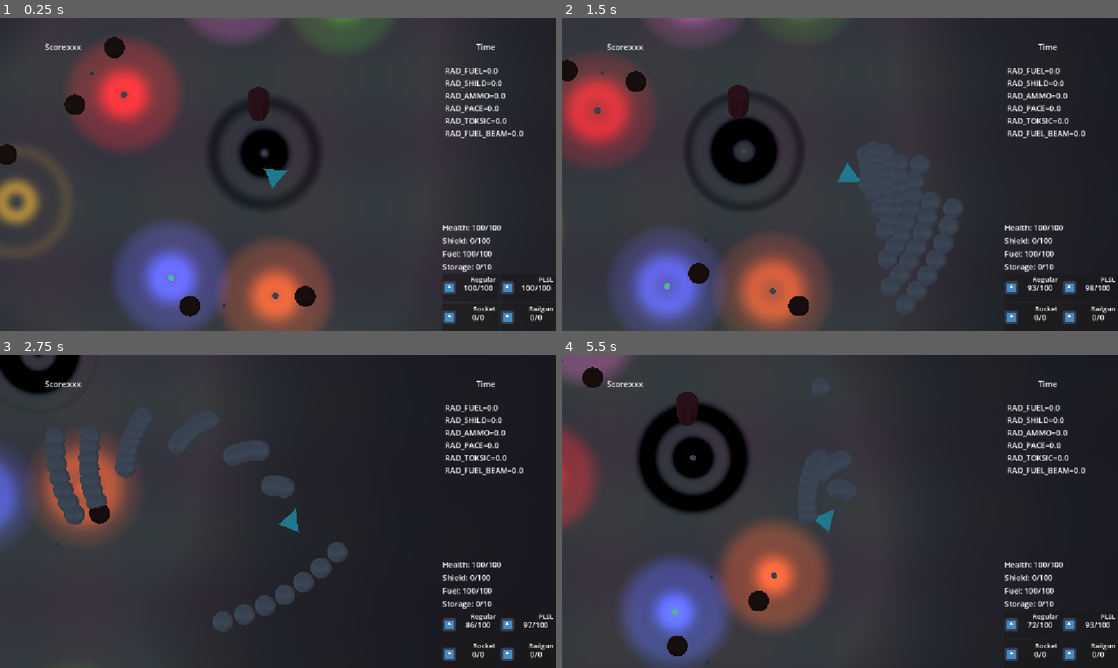
Above: before the commit, frames 1-4 (two rows, left to right).
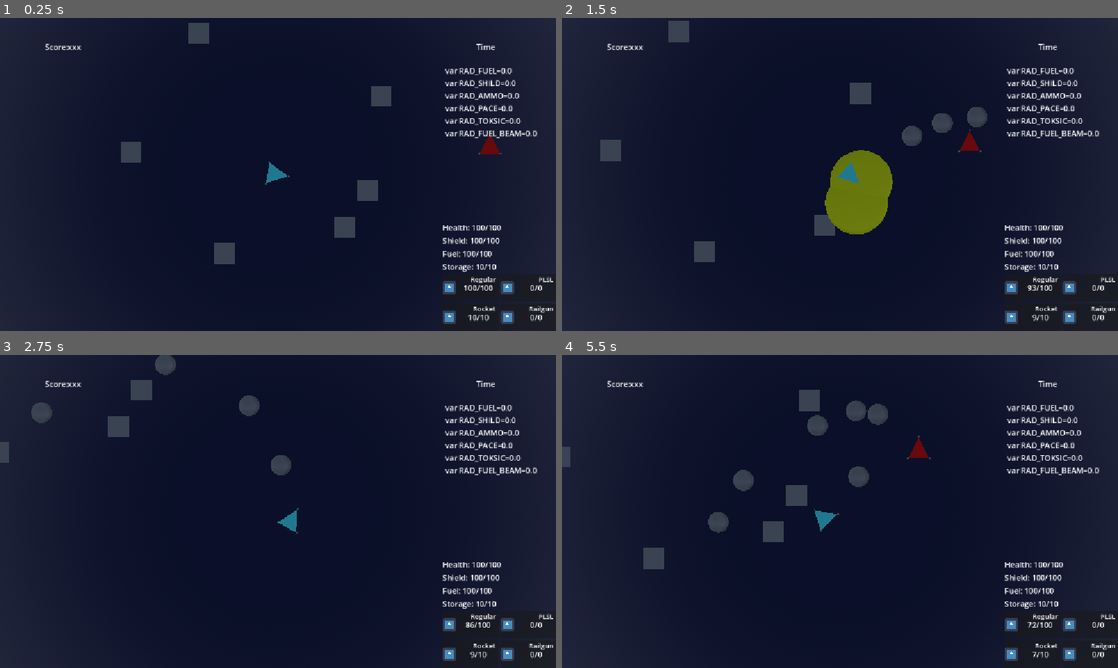
Above: after the commit, the same moments.

Repository: forklovee/SpaceJam2026
Game: Godot game, scene res://main.tscn
Two runs of this game, one before a commit and one after it. Both use one fixed random seed, a clock stepped at 60 frames per second and the inputs below. The engine's default icon, where the game draws it, is replaced by a stand-in: a white triangle on a blue panel in a dark square.
Inputs (mouse positions are in pixels of both pictures, inside the frame that each line leads up to):
- Up to frame 1 (0.25 s): no input
- Up to frame 2 (1.5 s): move the mouse to (962, 158) at 0.52 s; press the mouse at (962, 158) at 0.53 s; hold D (Right) 0.53-1.28 s; right-click (962, 158) at 0.8 s; move the mouse to (728, 190) at 1.27 s; release the mouse at (728, 190) at 1.28 s; hold S (Down) from 1.28 s (still down); right-click (728, 190) at 1.35 s
- Up to frame 3 (2.75 s): click (166, 527) at 1.55 s; move the mouse to (333, 442) at 2.02 s; release S (Down) at 2.03 s; press the mouse at (333, 442) at 2.03 s; hold D (Right) from 2.03 s (still down); right-click (333, 442) at 2.3 s
- Up to frame 4 (5.5 s): move the mouse to (812, 574) at 2.77 s; release D (Right) at 2.78 s; release the mouse at (812, 574) at 2.78 s; hold W (Up) 2.78-3.53 s; right-click (812, 574) at 2.85 s; click (812, 574) at 3.05 s; move the mouse to (1006, 558) at 3.52 s; press the mouse at (1006, 558) at 3.53 s; hold A (Left) 3.53-5.03 s; right-click (1006, 558) at 3.8 s; move the mouse to (673, 464) at 4.27 s; release the mouse at (673, 464) at 4.28 s; right-click (673, 464) at 4.35 s; click (673, 464) at 4.55 s; move the mouse to (867, 511) at 5.02 s; press the mouse at (867, 511) at 5.03 s; hold S (Down) from 5.03 s (still down); right-click (867, 511) at 5.3 s

The runs differ from the first frame. In frame 1, 81% of the frame differs, in the area x 0-100%, y 0-100%; in frame 2, 72%; in frame 3, 50%; in frame 4, 67%.

Commit message:
Rocket Gun

Diff:
--- a/Player/UI/hud.gd
+++ b/Player/UI/hud.gd
@@ -38,7 +38,11 @@
 
 
 func update_labels():
-	rad_debug_info.update(Game.pc.ship.radiation_query.data)
+	if !Game.pc.ship: return
+	var rad_type := Game.pc.ship.radiation_query.data
+	if rad_type.is_empty():
+		return
+	rad_debug_info.update(rad_type)
 
 func _on_player_score_changed():
 	score_label.update()
--- a/Ship/Gun/Bullets/bullet.gd
+++ b/Ship/Gun/Bullets/bullet.gd
@@ -4,10 +4,9 @@
 	Regular,
 	PLSL,
 	Rocket,
+	RocketExplosion,
 	Railgun
 }
-
-const AUTOKILL_TIME: float = 3.0
 
 var instigator = null
 var velocity: Vector3
@@ -43,4 +42,5 @@
 		return
 	if !can_get_hurt(body):
 		return
-	body.damage(instigator, 1)
+	body.damage(instigator, damage)
+	queue_free()
--- /dev/null
+++ b/Ship/Gun/Bullets/rocket_bullet.gd
@@ -0,0 +1,18 @@
+class_name RocketBullet3D extends Bullet3D
+
+var hit_before_kill: bool = false
+
+func _on_body_entered(body: Node3D) -> void:
+	if body == instigator:
+		return
+	if !can_get_hurt(body):
+		return
+	hit_before_kill = true
+	body.damage(instigator, damage)
+	Game.spawn_explosion(instigator, damage, max_range, global_position)
+	queue_free()
+
+func _exit_tree() -> void:
+	if hit_before_kill:
+		return
+	Game.spawn_explosion(instigator, damage, max_range, global_position)
--- a/Ship/Gun/Bullets/rocket_bullet.tscn
+++ b/Ship/Gun/Bullets/rocket_bullet.tscn
@@ -1,6 +1,7 @@
 [gd_scene format=3 uid="uid://cp0mfj25tw50"]
 
 [ext_resource type="PackedScene" uid="uid://dr7hss4w17q6r" path="res://Ship/Gun/Bullets/Bullet.tscn" id="1_ev7vb"]
+[ext_resource type="Script" uid="uid://bmbebped3daa2" path="res://Ship/Gun/Bullets/rocket_bullet.gd" id="2_m02vq"]
 
-
-[node name="RegularBullet" unique_id=895270872 instance=ExtResource("1_ev7vb")]
+[node name="RocketBullet" unique_id=895270872 instance=ExtResource("1_ev7vb")]
+script = ExtResource("2_m02vq")
--- /dev/null
+++ b/Ship/Gun/Bullets/rocket_explosion_bullet.gd
@@ -0,0 +1,24 @@
+extends Bullet3D
+
+const DURATION_SEC: float = 1.0
+
+var shoot_time: int
+
+func _process(_delta: float) -> void:
+	if (Time.get_ticks_msec() - shoot_time) * 0.001 > DURATION_SEC:
+		queue_free()
+
+func shoot(new_instigator: Node3D, new_damage: int, new_max_range: float, new_velocity: Vector3):
+	instigator = new_instigator
+	damage = new_damage
+	max_range = new_max_range
+	velocity = new_velocity
+	shoot_time = Time.get_ticks_msec()
+	show()
+
+func _on_body_entered(body: Node3D) -> void:
+	if body == instigator:
+		return
+	if !can_get_hurt(body):
+		return
+	body.damage(instigator, damage)
--- /dev/null
+++ b/Ship/Gun/Bullets/rocket_explosion_bullet.tscn
@@ -0,0 +1,25 @@
+[gd_scene format=3 uid="uid://wpwyqcvs8kcl"]
+
+[ext_resource type="PackedScene" uid="uid://dr7hss4w17q6r" path="res://Ship/Gun/Bullets/Bullet.tscn" id="1_tg7d2"]
+[ext_resource type="Script" uid="uid://cwi2o08mky0sp" path="res://Ship/Gun/Bullets/rocket_explosion_bullet.gd" id="2_8xaep"]
+
+[sub_resource type="SphereShape3D" id="SphereShape3D_8xaep"]
+radius = 1.0
+
+[sub_resource type="SphereMesh" id="SphereMesh_8xaep"]
+radius = 1.5
+height = 0.5
+
+[sub_resource type="StandardMaterial3D" id="StandardMaterial3D_8xaep"]
+albedo_color = Color(1, 1, 0, 1)
+
+[node name="RocketExplosionBullet" unique_id=895270872 instance=ExtResource("1_tg7d2")]
+visible = false
+script = ExtResource("2_8xaep")
+
+[node name="CollisionShape3D" parent="." index="0" unique_id=941067108]
+shape = SubResource("SphereShape3D_8xaep")
+
+[node name="MeshInstance3D" parent="." index="1" unique_id=2146594858]
+mesh = SubResource("SphereMesh_8xaep")
+surface_material_override/0 = SubResource("StandardMaterial3D_8xaep")
--- a/Ship/Gun/gun.gd
+++ b/Ship/Gun/gun.gd
@@ -13,6 +13,9 @@
 var ammo := max_ammo
 
 var last_shoot_time: int = -1
+
+func _ready() -> void:
+	ammo = max_ammo
 
 func has_ammo() -> bool:
 	return ammo > 0
--- a/Ship/Gun/regular_gun.gd
+++ b/Ship/Gun/regular_gun.gd
@@ -15,10 +15,14 @@
 	var target_damage := damage
 	var target_speed := bullet_speed
 	match level:
+		1:
+			bullets_per_shot = 1
 		2:
+			bullets_per_shot = 3
 			target_range *= 1.1
 			target_speed *= 1.05
 		3:
+			bullets_per_shot = 5
 			target_damage *= 1.05
 			target_range *= 1.1
 			target_speed *= 1.05
--- a/Ship/Gun/regular_gun.tscn
+++ b/Ship/Gun/regular_gun.tscn
@@ -6,4 +6,5 @@
 script = ExtResource("1_pq7ms")
 damage = 10
 range = 12.0
+bullet_speed = 20.0
 metadata/_custom_type_script = "uid://bty5ejl7c7k30"
--- /dev/null
+++ b/Ship/Gun/rocket_gun.gd
@@ -0,0 +1,30 @@
+class_name RocketGun extends Gun
+
+func shoot(instigator: Ship):
+	if !can_shoot():
+		return
+
+	last_shoot_time = Time.get_ticks_msec()
+
+	ammo -= 1
+
+	var target_range := range
+	var target_speed := bullet_speed
+	match level:
+		2:
+			target_range *= 1.1
+		3:
+			target_range *= 1.1
+			target_speed *= 1.05
+
+	var left_wing_slot = instigator.get_gun_slot(GunSlot.GunSlotTargets.WingL)
+	var right_wing_slot = instigator.get_gun_slot(GunSlot.GunSlotTargets.WingR)
+
+	var bullet_res: PackedScene = Data.get_bullet_resource(bullet_type)
+	for slot in [left_wing_slot, right_wing_slot]:
+		var bullet: Bullet3D = bullet_res.instantiate()
+		Game.level.add_child(bullet)
+
+		bullet.global_transform = slot.global_transform
+		var forward := instigator.get_forward()
+		bullet.shoot(instigator, damage, target_range, target_speed*forward)
--- /dev/null
+++ b/Ship/Gun/rocket_gun.tscn
@@ -0,0 +1,13 @@
+[gd_scene format=3 uid="uid://dggubpuu36kb3"]
+
+[ext_resource type="Script" uid="uid://bruifjc2awegh" path="res://Ship/Gun/rocket_gun.gd" id="1_epjrh"]
+
+[node name="RocketGun" type="Node3D" unique_id=325331390]
+script = ExtResource("1_epjrh")
+bullet_type = 2
+damage = 50
+range = 5.0
+firerate_sec = 2.0
+bullet_speed = 30.0
+max_ammo = 10
+metadata/_custom_type_script = "uid://bty5ejl7c7k30"
--- a/Ship/PlayerShip/player_ship.tscn
+++ b/Ship/PlayerShip/player_ship.tscn
@@ -2,7 +2,7 @@
 
 [ext_resource type="PackedScene" uid="uid://idcyet8cqbav" path="res://Ship/base_ship.tscn" id="1_4ff6c"]
 [ext_resource type="PackedScene" uid="uid://cnkt4114trhuc" path="res://Ship/Gun/regular_gun.tscn" id="2_d1b4h"]
-[ext_resource type="PackedScene" uid="uid://vit26vtugxqg" path="res://Ship/Gun/plsl_gun.tscn" id="3_wtuya"]
+[ext_resource type="PackedScene" uid="uid://dggubpuu36kb3" path="res://Ship/Gun/rocket_gun.tscn" id="3_wtuya"]
 
 [sub_resource type="StandardMaterial3D" id="StandardMaterial3D_4ff6c"]
 albedo_color = Color(0.3372549, 1, 1, 1)
@@ -19,5 +19,4 @@
 bullets_per_shot = 7
 spread_deg = 18.289
 
-[node name="PLSLGun" parent="WingL_GunSlot" parent_id_path=PackedInt32Array(1491398764) index="0" unique_id=1145110875 instance=ExtResource("3_wtuya")]
-target_gun_slots = Array[int]([1, 2])
+[node name="RocketGun" parent="WingL_GunSlot" parent_id_path=PackedInt32Array(1491398764) index="0" unique_id=274696058 instance=ExtResource("3_wtuya")]
--- a/Ship/base_ship.tscn
+++ b/Ship/base_ship.tscn
@@ -60,13 +60,13 @@
 metadata/_custom_type_script = "uid://d4hsl8ystudtd"
 
 [node name="WingL_GunSlot" type="Marker3D" parent="." unique_id=1491398764]
-transform = Transform3D(1, 0, 0, 0, 1, 0, 0, 0, 1, -0.376, 0, 0)
+transform = Transform3D(1, 0, 0, 0, 1, 0, 0, 0, 1, -0.52874917, 0, 0.5044121)
 script = ExtResource("4_pimxe")
 type = 1
 metadata/_custom_type_script = "uid://d4hsl8ystudtd"
 
 [node name="WingR_GunSlot" type="Marker3D" parent="." unique_id=1193505125]
-transform = Transform3D(1, 0, 0, 0, 1, 0, 0, 0, 1, 0.37567693, 0, 0)
+transform = Transform3D(1, 0, 0, 0, 1, 0, 0, 0, 1, 0.529, 0, 0.504)
 script = ExtResource("4_pimxe")
 type = 2
 metadata/_custom_type_script = "uid://d4hsl8ystudtd"
--- a/Ship/ship.gd
+++ b/Ship/ship.gd
@@ -8,7 +8,6 @@
 
 signal used_weapon(ship: Ship)
 
-@onready var base_gun_slot: GunSlot = $BaseGunSlot
 @onready var radiation_query: RadiationQuery = $RaddiationQuerry
 
 @export var max_health: int = 100
@@ -30,6 +29,10 @@
 var movement_direction: Vector2
 
 func _ready() -> void:
+	health = max_health
+	shield = max_shield
+	storage = max_storage
+	fuel = max_fuel
 	update_weapons_and_gunslots()
 
 func _physics_process(delta: float) -> void:
@@ -42,7 +45,7 @@
 		apply_central_force(15.0*Vector3(movement_direction.x, 0, movement_direction.y))
 
 	# y rotation
-	apply_torque(150.0*Vector3.UP * angle_difference(current_angle, target_angle))
+	apply_torque(250.0*Vector3.UP * angle_difference(current_angle, target_angle))
 
 func get_forward() -> Vector3:
 	return -global_basis.z
--- a/Singleton/data.gd
+++ b/Singleton/data.gd
@@ -3,7 +3,8 @@
 var bullets: Dictionary[Bullet3D.Type, PackedScene] = {
 	Bullet3D.Type.Regular: ResourceLoader.load("res://Ship/Gun/Bullets/regular_bullet.tscn"),
 	Bullet3D.Type.PLSL: ResourceLoader.load("res://Ship/Gun/Bullets/plsl_bullet.tscn"),
-	Bullet3D.Type.Rocket: ResourceLoader.load("res://Ship/Gun/Bullets/rocket_bullet.tscn")
+	Bullet3D.Type.Rocket: ResourceLoader.load("res://Ship/Gun/Bullets/rocket_bullet.tscn"),
+	Bullet3D.Type.RocketExplosion: ResourceLoader.load("res://Ship/Gun/Bullets/rocket_explosion_bullet.tscn")
 	#Bullet3D.Type.Railgun: ResourceLoader.load("res://Ship/Gun/Bullets/regular_bullet.tscn")
 }
 
--- a/Singleton/game.gd
+++ b/Singleton/game.gd
@@ -29,3 +29,14 @@
 
 	level = level_scene.instantiate()
 	add_child(level)
+
+
+
+
+func spawn_explosion(instigator: Ship, damage: int, max_range: float, target_position: Vector3):
+	var explosion: Bullet3D = Data.get_bullet_resource(Bullet3D.Type.RocketExplosion).instantiate()
+	level.call_deferred("add_child", explosion)
+	if !explosion.is_inside_tree():
+		await explosion.tree_entered
+	explosion.global_position = target_position
+	explosion.shoot(instigator, damage, max_range, Vector3.ZERO)
--- a/main.tscn
+++ b/main.tscn
@@ -2,7 +2,7 @@
 
 [ext_resource type="Script" uid="uid://7kdhutqx8guj" path="res://main.gd" id="1_ig7tw"]
 [ext_resource type="PackedScene" uid="uid://ekk6qgvepctd" path="res://Ship/PlayerShip/player_ship.tscn" id="2_lquwl"]
-[ext_resource type="PackedScene" uid="uid://c446u8dav2dnv" path="res://Level/level.tscn" id="3_h2yge"]
+[ext_resource type="PackedScene" uid="uid://dqyem6geyier2" path="res://Level/debug_level.tscn" id="3_h2yge"]
 
 [sub_resource type="ProceduralSkyMaterial" id="ProceduralSkyMaterial_0xm2m"]
 ground_bottom_color = Color(0.059710145, 0.076380156, 0.16532534, 1)
Not shown, added: Ship/Gun/Bullets/rocket_bullet.gd.uid
Not shown, added: Ship/Gun/Bullets/rocket_explosion_bullet.gd.uid
Not shown, added: Ship/Gun/rocket_gun.gd.uid
